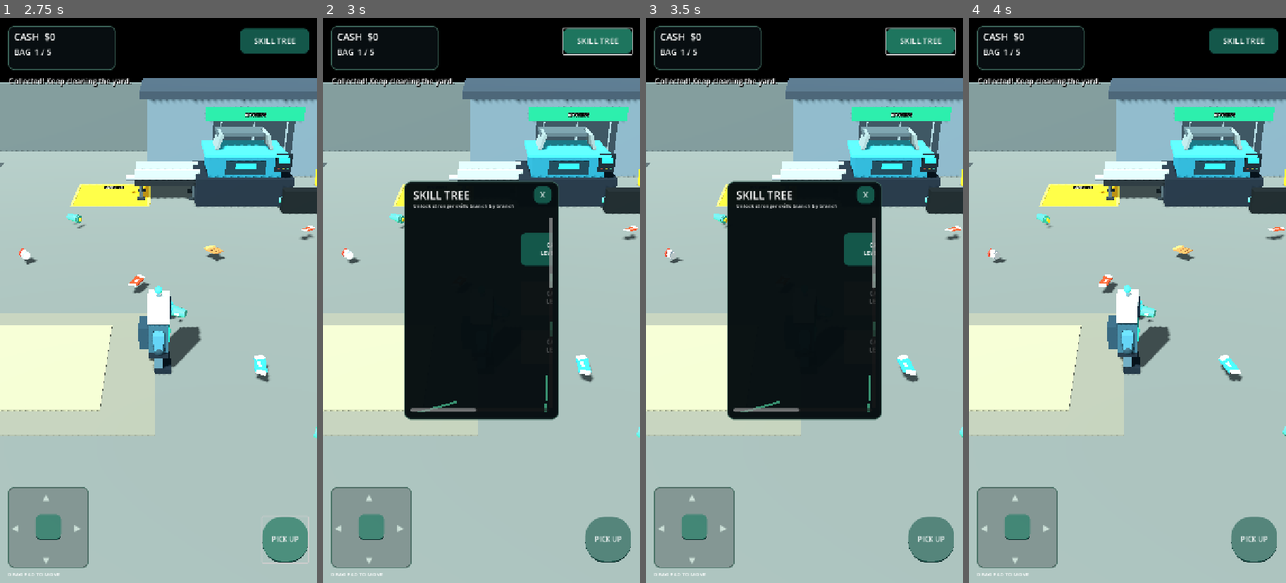
Above: before the commit, frames 1-4 (left to right).
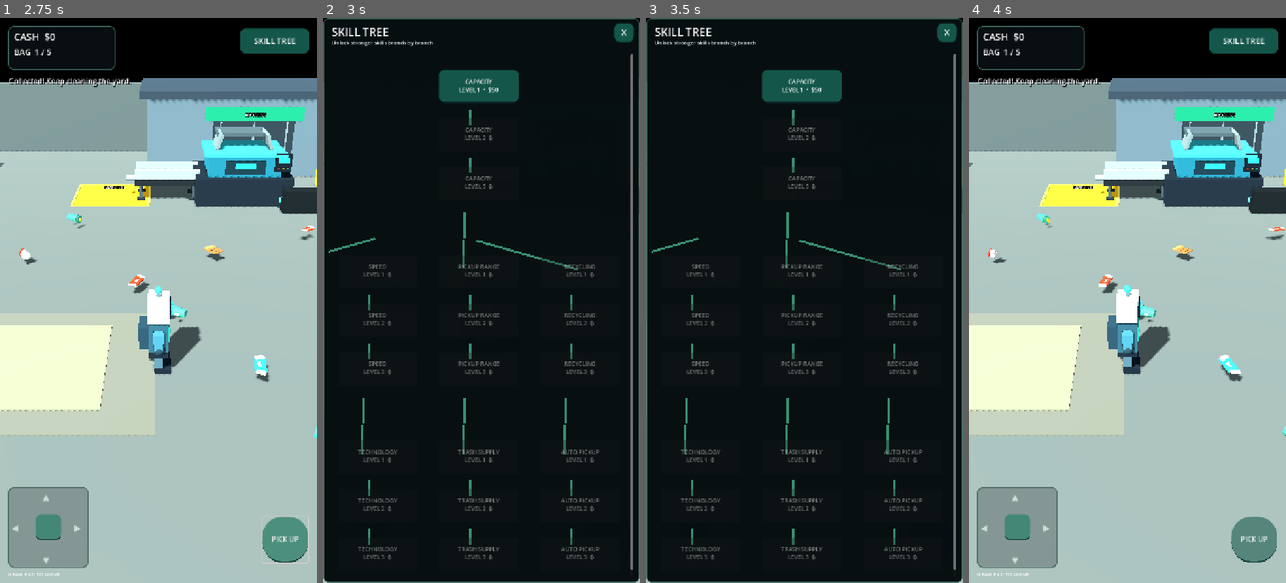
Above: after the commit, the same moments.

Repository: zekainstabot/trash-empire
Game: Godot game, scene res://Scenes/Main.tscn
Same seed, same stepped clock (60 frames per second), same inputs: the game is played once before the commit and once after it.
Inputs (mouse positions are in pixels of both pictures, inside the frame that each line leads up to):
- Up to frame 1 (2.75 s): move the mouse to (228, 272) at 0.52 s; hold D (move_right) 0.53-1.25 s; click (228, 272) at 0.67 s; drag from (95, 328) to (142, 413) at 1.27 s; click "PICK UP" at 2 s
- Up to frame 2 (3 s): click "SKILL TREE" at 2.75 s
- Up to frame 3 (3.5 s): no input
- Up to frame 4 (4 s): click "X" at 3.5 s

Frame 1 is identical in both runs. In frame 2, 73% of the frame differs, in the area x 0-100%, y 0-100%; in frame 3, 73%; in frame 4, nothing differs.

Commit message:
Make skill tree panel full screen

Diff:
--- a/Scripts/main.gd
+++ b/Scripts/main.gd
@@ -436,22 +436,31 @@
 	upgrades_button.anchor_right = 1.0
 	upgrades_button.pressed.connect(_toggle_upgrade_panel)
 
+	# Full-screen skill tree overlay, sized to the device viewport.
 	upgrade_panel = Panel.new()
-	upgrade_panel.set_anchors_preset(Control.PRESET_CENTER)
-	upgrade_panel.position = Vector2(-175, -270)
-	upgrade_panel.size = Vector2(350, 540)
-	upgrade_panel.add_theme_stylebox_override("panel", _panel_style(Color(0.025, 0.055, 0.065, 0.98)))
+	upgrade_panel.set_anchors_and_offsets_preset(Control.PRESET_FULL_RECT)
+	upgrade_panel.offset_left = 0
+	upgrade_panel.offset_top = 0
+	upgrade_panel.offset_right = 0
+	upgrade_panel.offset_bottom = 0
+	upgrade_panel.z_index = 10
+	upgrade_panel.add_theme_stylebox_override("panel", _panel_style(Color(0.025, 0.055, 0.065, 0.995)))
 	upgrade_panel.visible = false
 	layer.add_child(upgrade_panel)
 
 	_label("SKILL TREE", Vector2(20, 14), 25, upgrade_panel)
 	_label("Unlock stronger skills branch by branch", Vector2(20, 47), 12, upgrade_panel)
-	var close_upgrades := _button("X", Vector2(294, 12), Vector2(40, 40), upgrade_panel)
+	var close_upgrades := _button("X", Vector2(-58, 12), Vector2(44, 44), upgrade_panel)
+	close_upgrades.anchor_left = 1.0
+	close_upgrades.anchor_right = 1.0
 	close_upgrades.pressed.connect(_toggle_upgrade_panel)
 
 	var skill_scroll := ScrollContainer.new()
-	skill_scroll.position = Vector2(14, 82)
-	skill_scroll.size = Vector2(322, 440)
+	skill_scroll.set_anchors_and_offsets_preset(Control.PRESET_FULL_RECT)
+	skill_scroll.offset_left = 14
+	skill_scroll.offset_top = 82
+	skill_scroll.offset_right = -14
+	skill_scroll.offset_bottom = -14
 	skill_scroll.horizontal_scroll_mode = ScrollContainer.SCROLL_MODE_AUTO
 	skill_scroll.vertical_scroll_mode = ScrollContainer.SCROLL_MODE_AUTO
 	upgrade_panel.add_child(skill_scroll)
